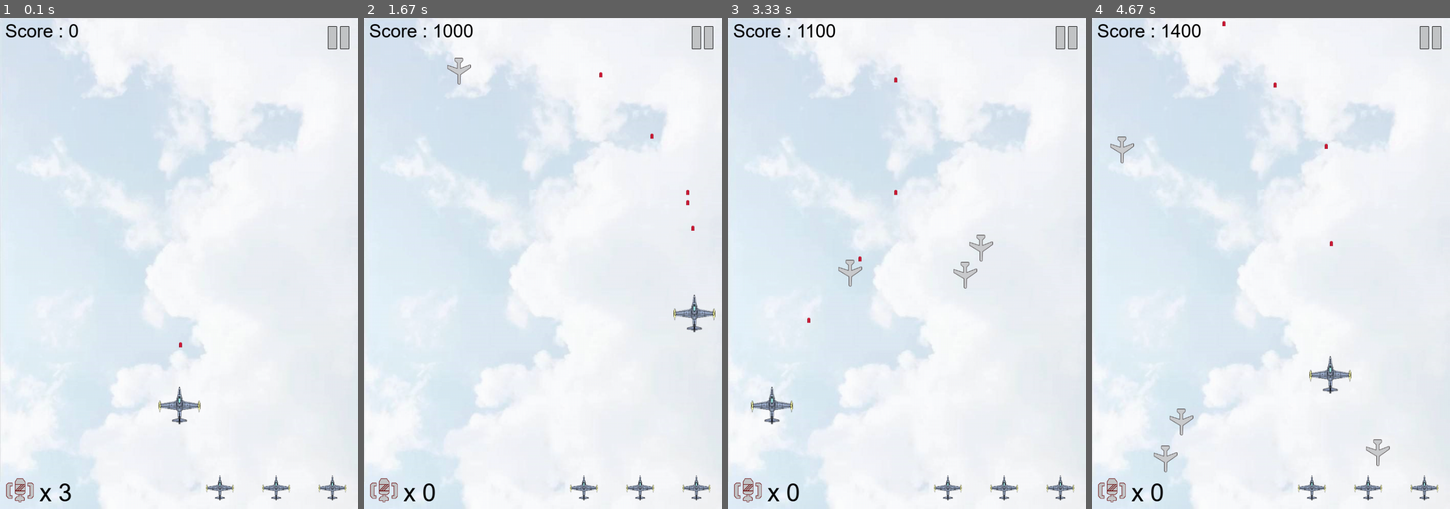
Above: before the commit, frames 1-4 (left to right).
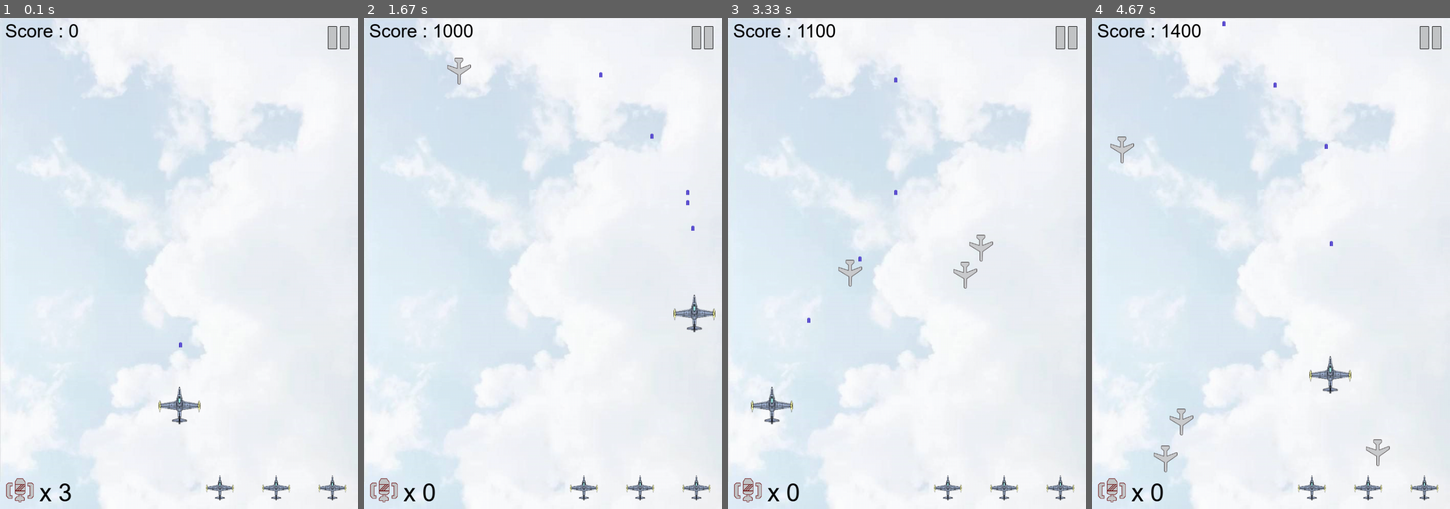
Above: after the commit, the same moments.

Repository: charlie-ccw/Pygame-project
Game: pygame game, started from main.py
The game is run twice, just before and just after one commit, with the same random seed, the same clock (stepped at 60 frames per second) and the same inputs.
Inputs:
- Up to frame 1 (0.1 s): no input
- Up to frame 2 (1.67 s): tap Space at 0.33, 0.73, 1.03, 1.23, 1.57 s; hold D 0.67-1.13 s; hold W 1.17-1.47 s; hold D from 1.5 s (still down)
- Up to frame 3 (3.33 s): tap Space at 1.87, 2.07, 2.37, 2.63, 2.97, 3.27 s; release D at 1.97 s; hold A 2-2.53 s; hold S 2.57-2.87 s; hold A 2.9-3.3 s
- Up to frame 4 (4.67 s): hold W 3.33-3.7 s; tap Space at 3.4, 3.8, 4.1, 4.47 s; hold D 3.73-4.37 s; hold S from 4.4 s (still down)

The runs differ from the first frame. In frame 1, less than 0.1% of the frame differs, in the area x 50-51%, y 66-68%; in frame 2, less than 0.1%, in the area x 65-93%, y 11-44%; in frame 3, less than 0.1%; in frame 4, less than 0.1%.

Commit message:
change the colur of player's bullet

Diff:
--- a/bullet.py
+++ b/bullet.py
@@ -4,7 +4,7 @@
 class Bullet1(pygame.sprite.Sprite):
     def __init__(self, position):
         pygame.sprite.Sprite.__init__(self)
-        self.image = pygame.image.load("images/18.png").convert_alpha()
+        self.image = pygame.image.load("images/19.png").convert_alpha()
         self.rect = self.image.get_rect()
         self.rect.left, self.rect.top = position
         self.speed = 12
